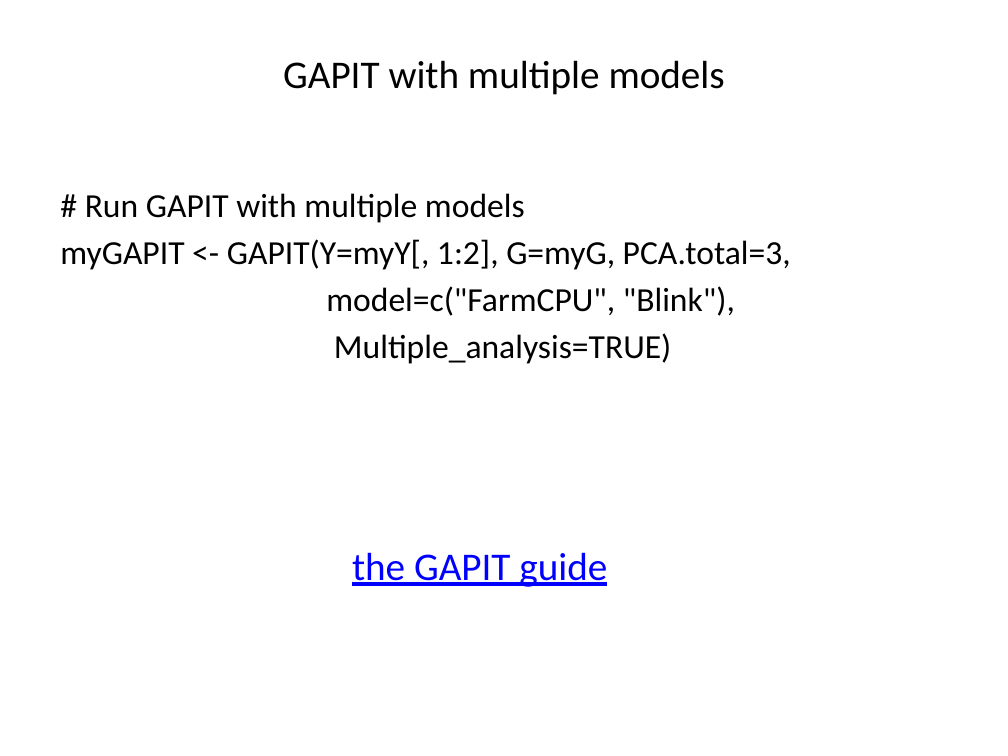
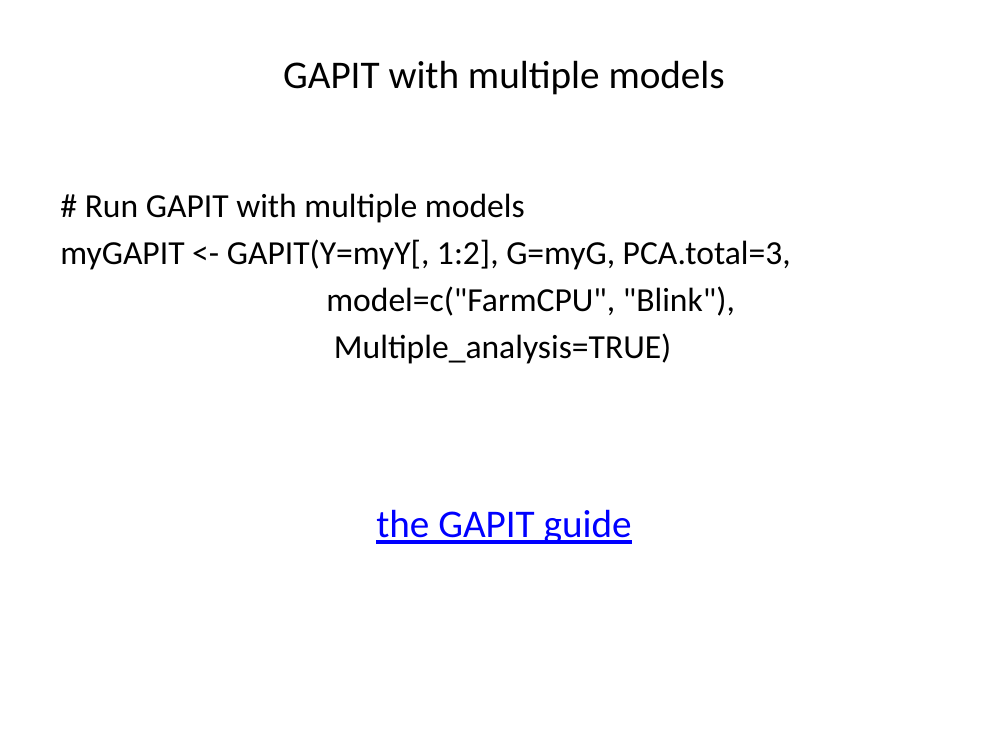
Before and after one commit to liu3zhenlab/teaching, a slide deck: slide 23 of PLPTH813Bioinformatis/2023/labs/lab07_qtl_gwas.pptx. Drawn at 1008x756 pixels with LibreOffice and Linux fonts; fonts in the diff are those of the drawing. Boxes give left, top, right and bottom in pixels: in the first picture for what was removed or moved away, otherwise in the second. Text is boxed around its words. In the diff, an @@ line names an element or a change of style, - is before the commit and + after.

```diff
--- a/PLPTH813Bioinformatis/2023/labs/lab07_qtl_gwas.pptx
+++ b/PLPTH813Bioinformatis/2023/labs/lab07_qtl_gwas.pptx
@@ text "the GAPIT guide": place and size @@
-text "the GAPIT guide" at [352,552,607,587]
+text "the GAPIT guide" at [376,509,632,544]
```
Also in this commit, not shown: 2 other slides changed, 4 other files.
